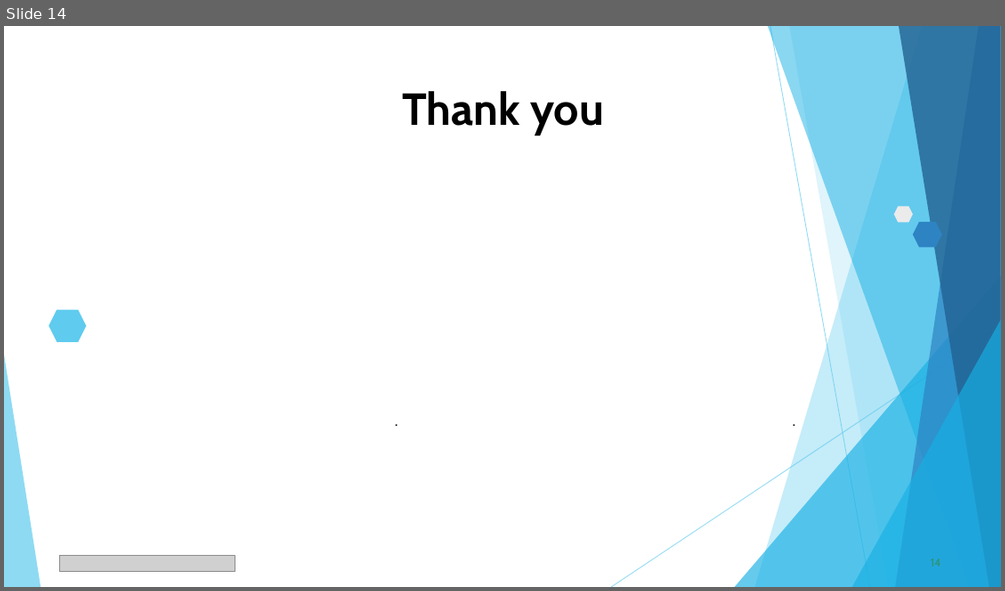
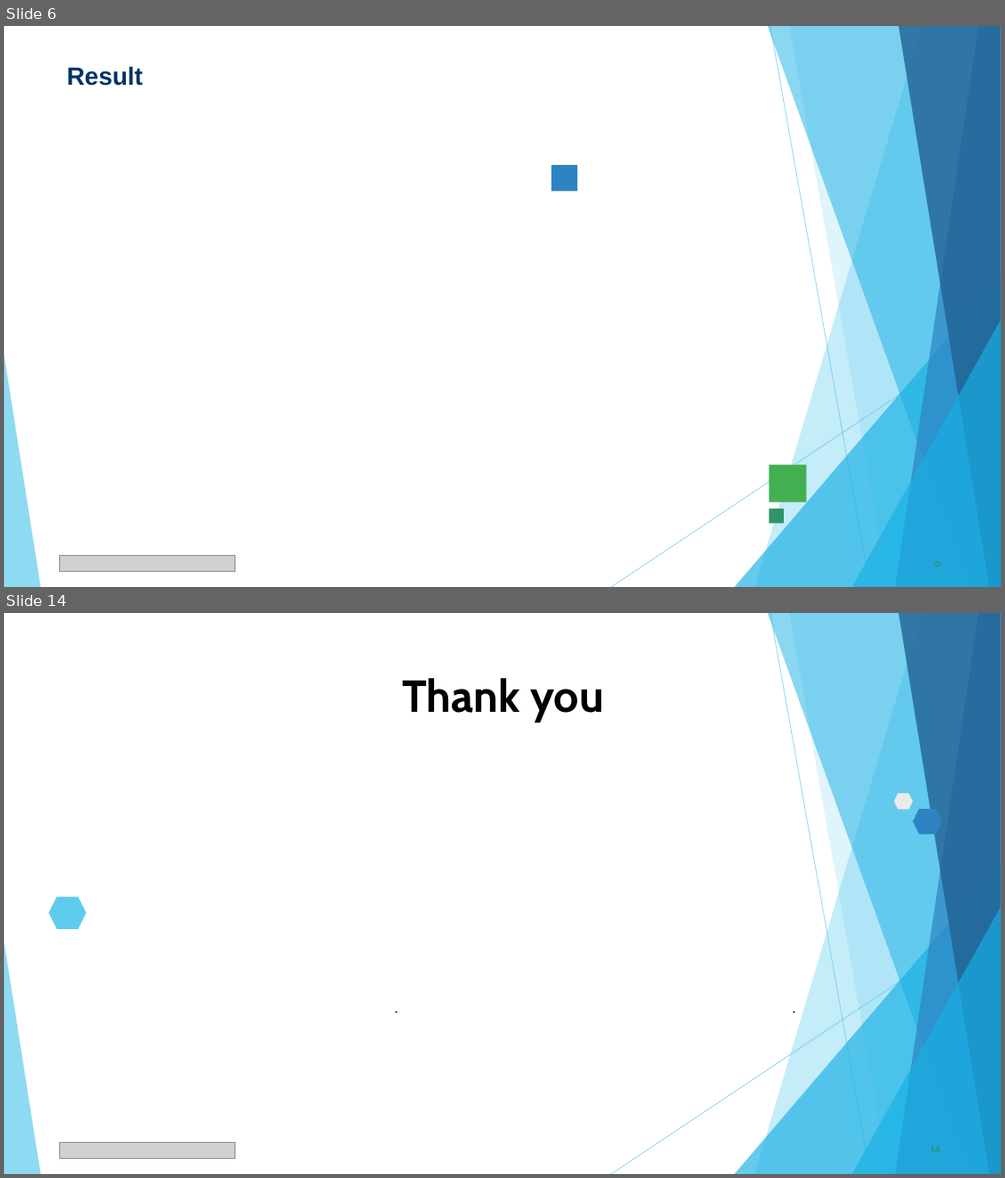
Before and after one commit to Aryan8182/Vois-data-analyticas-project, a slide deck: VOIS_Major_Project_PPT_Submission_Template.pptx. Shown one above the other, each under a label of ours: slide 14 before the commit, slides 6 and 14 after it; the slides between them are not shown. The pictures are 1005x591 and 1005x1178 pixels, drawn with LibreOffice and Linux fonts; fonts in the diff are those of the drawing; grey boxes stand for pictures. Boxes give left, top, right and bottom in pixels: in the first picture for what was removed or moved away, otherwise in the second. Text is boxed around its words. In the diff, an @@ line names an element or a change of style, - is before the commit and + after.

Commit message:
Update VOIS Major Project presentation template with complete project data, results, charts, and certificate

```diff
--- a/VOIS_Major_Project_PPT_Submission_Template.pptx
+++ b/VOIS_Major_Project_PPT_Submission_Template.pptx
@@ slide 6 added at bbox=[4, 26, 1001, 587], background #FFFFFF; not listed: 11 template elements that a slide beside it also shows @@
@@ title added at bbox=[67, 66, 144, 86], 24 pt, text #003366, bold @@
+Result
@@ rectangle added at bbox=[551, 165, 577, 192], fill #2E83C3 @@
@@ rectangle added at bbox=[769, 465, 807, 502], fill #42B051 @@
@@ rectangle added at bbox=[769, 508, 784, 524], fill #2E946B @@
@@ picture added at bbox=[59, 556, 235, 572] @@
```
Also in this commit, not shown: 9 slides changed, 3 other slides added, 4 slides removed.
